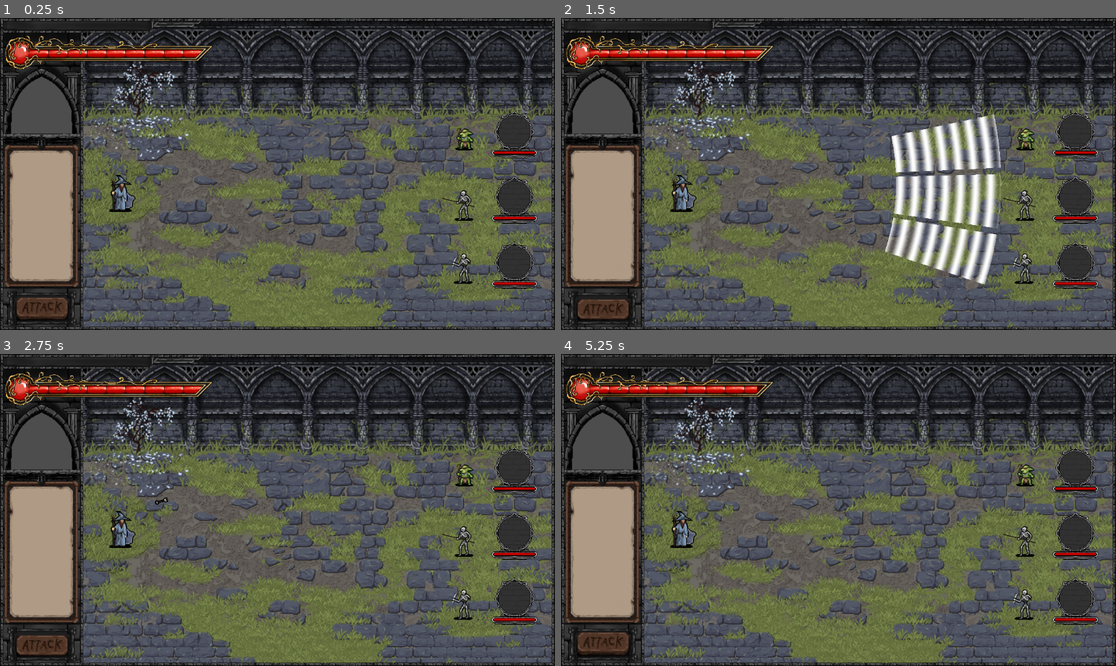
Above: before the commit, frames 1-4 (two rows, left to right).
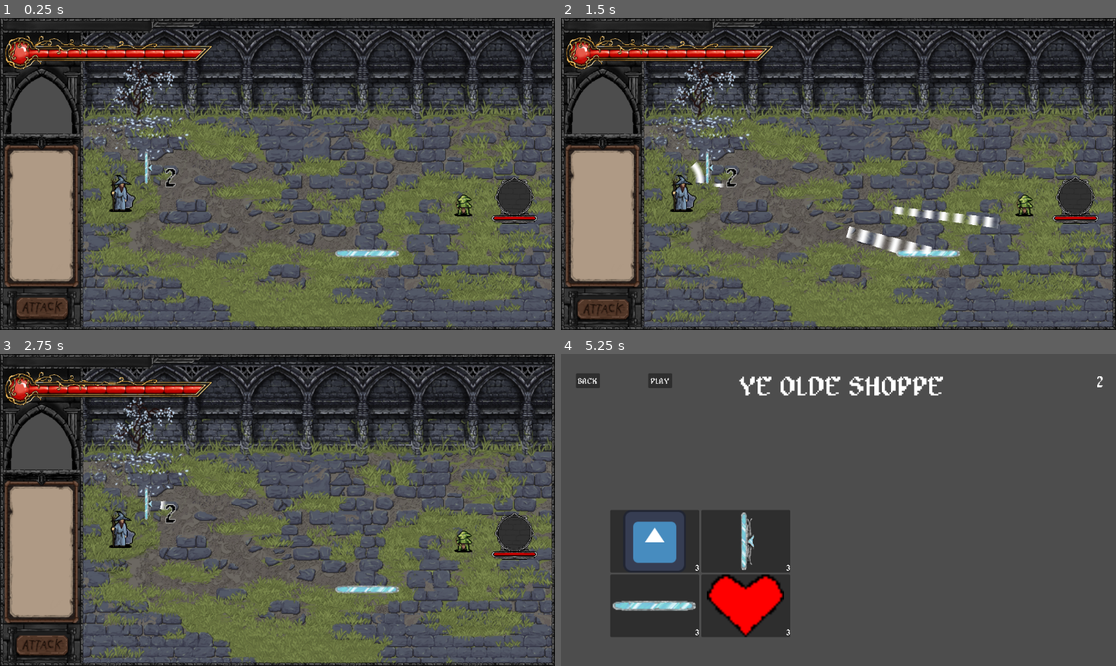
Above: after the commit, the same moments.

Repository: pancholope321/Wave-Mage
Game: Godot game, scene res://Scenes/fightScene.tscn
Same seed, same stepped clock (60 frames per second), same inputs: the game is played once before the commit and once after it. The project has no main scene, so this scene is started directly. Sound files missing from this copy of the repository are replaced by a short silence.
Inputs (mouse positions are in pixels of both pictures, inside the frame that each line leads up to):
- Up to frame 1 (0.25 s): no input
- Up to frame 2 (1.5 s): click (599, 308) at 0.5 s; move the mouse to (960, 158) at 1.27 s; click (960, 158) at 1.42 s
- Up to frame 3 (2.75 s): drag from (166, 525) to (466, 472) at 2.02 s
- Up to frame 4 (5.25 s): move the mouse to (894, 441) at 2.77 s; click (894, 441) at 2.92 s; drag from (810, 572) to (1027, 472) at 3.52 s; move the mouse to (1005, 556) at 4.27 s; click (1005, 556) at 4.42 s; click (838, 556) at 5 s, where only the run after the commit has a clickable "SHOP"

The runs differ from the first frame. In frame 1, 2.6% of the frame differs, in the area x 26-97%, y 29-87%; in frame 2, 8.6%; in frame 3, 2.7%; in frame 4, 68%, in the area x 0-100%, y 0-100%.

Commit message:
Roguelike structure

Diff:
--- a/ConfigFiles/player_statistics.json
+++ b/ConfigFiles/player_statistics.json
@@ -17,7 +17,8 @@
 	},
 	"player_stats":{
 		"money":0,
-		"current_day":0
+		"current_day":0,
+		"playing":true
 	},
 	"settings":{
 		"music_volume":100.0
--- a/Projectiles/arrow.tscn
+++ b/Projectiles/arrow.tscn
@@ -4,6 +4,7 @@
 [ext_resource type="Script" uid="uid://p38ilw8w4ujy" path="res://Scripts/projectile_scritp.gd" id="2_e1tst"]
 
 [node name="arrow" type="Sprite2D"]
+z_index = 4
 texture = ExtResource("1_fhjge")
 script = ExtResource("2_e1tst")
 rotate_offset_deg = 270
--- a/Projectiles/projectile_template.tscn
+++ b/Projectiles/projectile_template.tscn
@@ -4,6 +4,7 @@
 [ext_resource type="Script" uid="uid://p38ilw8w4ujy" path="res://Scripts/projectile_scritp.gd" id="2_dn2pt"]
 
 [node name="ProjectileTemplate" type="Sprite2D"]
+z_index = 4
 scale = Vector2(0.3, 0.3)
 texture = ExtResource("1_vscv7")
 script = ExtResource("2_dn2pt")
--- a/Projectiles/spear.tscn
+++ b/Projectiles/spear.tscn
@@ -4,6 +4,7 @@
 [ext_resource type="Script" uid="uid://p38ilw8w4ujy" path="res://Scripts/projectile_scritp.gd" id="2_r43yr"]
 
 [node name="spear" type="Sprite2D"]
+z_index = 4
 texture = ExtResource("1_bh3mn")
 script = ExtResource("2_r43yr")
 rotate_offset_deg = 270
--- a/Scenes/shop_item.gd
+++ b/Scenes/shop_item.gd
@@ -19,7 +19,6 @@
 	texture.texture=loaded_image
 
 func updatePrice():
-	Global.attrLvlDict["unlocked_powers"][itemName] += 1
 	level = Global.attrLvlDict["unlocked_powers"][itemName]
 	var priceDict=Global.inforPowerDict["power_costs"][itemName]
 	price=priceDict["price"]+level*priceDict["growth_per_level"]
@@ -27,8 +26,7 @@
 
 
 
-func _on_pressed() -> void:
-	updatePrice()
+
 
 func get_price():
 	return roundi(self.price)
--- a/Scripts/Game/game_over.gd
+++ b/Scripts/Game/game_over.gd
@@ -7,6 +7,8 @@
 func _ready() -> void:
 	coinTotalLabel.text = "0"
 	tween_coins_won()
+	Global.totalCoins["playing"]=false
+	Global.save_json_config()
 
 
 func main_menu():
@@ -15,7 +17,7 @@
 
 func tween_coins_won():
 	var tween=create_tween()
-	tween.tween_method(textConverterformNumber.bind(coinTotalLabel),0,Global.totalCoins,1.0)
+	tween.tween_method(textConverterformNumber.bind(coinTotalLabel),0,Global.totalCoins["money"],1.0)
 
 func textConverterformNumber(number,element):
 	element.text=str(round(number))
--- a/Scripts/Game/main_menu.gd
+++ b/Scripts/Game/main_menu.gd
@@ -18,6 +18,7 @@
 	player.volume_db = (Global.musicVolumeSettings["music_volume"]/100)*12
 
 func start_game():
+	Global.load_new_game()
 	get_tree().change_scene_to_file("res://Scenes/fightScene.tscn")
 
 func display_settings():
--- a/Scripts/Game/shop.gd
+++ b/Scripts/Game/shop.gd
@@ -36,10 +36,13 @@
 
 func add_element_to_list(elementName,button):
 	var button_price=button.get_price()
-	if button_price>=Global.totalCoins["money"]:
+	print("trying to buy")
+	if button_price<=Global.totalCoins["money"]:
 		Sfx.play("PositiveButtonPress")
 		Global.attrLvlDict["unlocked_powers"][elementName]=(Global.attrLvlDict["unlocked_powers"][elementName])+1
 		Global.totalCoins["money"]-=button_price
+		print("actually buying")
+		button.updatePrice()
 
 func _on_play_pressed() -> void:
 	get_tree().change_scene_to_file("res://Scenes/fightScene.tscn")
--- a/Scripts/Game/structure_pos_controller.gd
+++ b/Scripts/Game/structure_pos_controller.gd
@@ -24,28 +24,54 @@
 	"goblin_mage":1,
 	"skeleton_spear":1,
 	"skeleton_dagger":1
-	}
+	},
+	"health":10
 }
 @export var debug=false
 
 @export var waveController:Node2D
 
 func _ready() -> void:
-	var file_path = "user://my_file.txt"
+	var file_path = "user://wmsave.json"
 	var structure_path="res://ConfigFiles/structure_information_relation.json"
 	var final_json=Global.attrLvlDict
 	var structureJson=Global.load_json_config(structure_path)
 	print("final_json: ",final_json)
-	waveController.create_list_of_powers(enemy_json.enemy_count,final_json.unlocked_powers,structureJson.power_player_functions)
-	return
+	#waveController.create_list_of_powers(enemy_json.enemy_count,final_json.unlocked_powers,structureJson.power_player_functions)
 
 	if Global.check_file_exists(file_path) and !debug:
 		print("File exists!")
-		var final_json2=Global.load_json_config(file_path)
-		waveController.create_list_of_powers(enemy_json.enemy_count,final_json2.unlocked_powers,structureJson.power_player_functions)
+		var final_json2=Global.attrLvlDict
+		enemy_json=generate_enemy_json()
+		waveController.create_list_of_powers(enemy_json,final_json2.unlocked_powers,structureJson.power_player_functions)
 	else:
-		waveController.create_list_of_powers(enemy_json.enemy_count,test_json.unlocked_powers,structureJson.power_player_functions)
+		enemy_json=generate_enemy_json()
+		waveController.create_list_of_powers(enemy_json,test_json.unlocked_powers,structureJson.power_player_functions)
 		print("File does not exist!")
 
 
 	pass
+
+func generate_enemy_json():
+
+	var current_day=Global.attrLvlDict["player_stats"]["current_day"]
+	var enemy_json_set={
+	"enemy_count":{
+	"goblin_spear":0,
+	"goblin_arrow":0,
+	"goblin_mage":0,
+	"skeleton_spear":0,
+	"skeleton_dagger":0
+	},
+	"health":0
+	}
+	var number=roundi(current_day)%3+1
+	print("current_dayyyyyy----------------------------------")
+	print("number: ",number)
+	print("current_dayyyyyy----------------------------------")
+	for i in range(number):
+		var rand_key=enemy_json_set["enemy_count"].keys().pick_random()
+		enemy_json_set["enemy_count"][rand_key]+=1
+	var health=(2.0+current_day*2)/number
+	enemy_json_set["health"]=health
+	return enemy_json_set
--- a/Scripts/Game/wave_controller.gd
+++ b/Scripts/Game/wave_controller.gd
@@ -25,9 +25,10 @@
 func create_list_of_powers(enemyJson,PowerJson,structureJson):
 	listOfPowers=[]
 	var index=0
-	var keys_enemy=enemyJson.keys()
+	var keys_enemy=enemyJson["enemy_count"].keys()
+	var enemies=enemyJson["enemy_count"]
 	for key in keys_enemy:
-		for i in range(enemyJson[key]):
+		for i in range(enemies[key]):
 			var path=structureJson[key].structure
 			var pathloaded=load(path)
 			var instance=pathloaded.instantiate()
@@ -38,6 +39,7 @@
 			container.add_child(instance)
 			instance.setup_wave_starting_point(player)
 			instance.setup_id(index)
+			instance.setup_health(enemyJson["health"])
 			var newDict={
 			"id":index,
 			"powerName": "enemy",
@@ -137,10 +139,10 @@
 	print("fight_lost")
 
 	pass
-
+var coinsWon = 0
 func fight_won():
 	print("fight_won")
-	var coinsWon = 10
+	coinsWon=2
 
 	# Store coins in global or pass through other means
 	Global.coinsWon = coinsWon
--- a/Scripts/Game/win_screen.gd
+++ b/Scripts/Game/win_screen.gd
@@ -9,6 +9,8 @@
 	load_coins()
 
 func to_shop():
+	Global.totalCoins["current_day"]+=1
+	Global.save_json_config()
 	get_tree().change_scene_to_file("res://Scenes/shopScene.tscn")
 
 # Called every frame. 'delta' is the elapsed time since the previous frame.
@@ -18,7 +20,7 @@
 func load_coins():
 	coinsWonLabel.text = "0"
 	var coinsWon=Global.coinsWon
-	Global.totalCoins += coinsWon
+	Global.totalCoins["money"] += coinsWon
 	coinTotalLabel.text = "0"
 	tween_coins_won(coinsWon)
 
@@ -26,7 +28,7 @@
 	var tween=create_tween()
 	tween.set_parallel(true)
 	tween.tween_method(textConverterformNumber.bind(coinsWonLabel),0,coinsWon,1.0)
-	tween.tween_method(textConverterformNumber.bind(coinTotalLabel),0,Global.totalCoins,1.0)
+	tween.tween_method(textConverterformNumber.bind(coinTotalLabel),0,Global.totalCoins["money"],1.0)
 	#tween.tween_property(coinsWonLabel,"text",coinsWon,1.0)
 	#tween.tween_property(coinTotalLabel,"text",Global.totalCoins,1.0)
 
--- a/Scripts/enemyOrganizator.gd
+++ b/Scripts/enemyOrganizator.gd
@@ -67,3 +67,7 @@
 	id=index
 func playSFX():
 	Sfx.play("EnemyPlayerTakeDamage",true)
+
+func setup_health(health_set):
+	health=health_set
+	max_health=health_set
--- a/Scripts/global.gd
+++ b/Scripts/global.gd
@@ -23,6 +23,15 @@
 
 
 #Other functions
+func load_new_game():
+	var def_data=load_json_config(defaultData)
+	var copy_settings=musicVolumeSettings.duplicate()
+	attrLvlDict=def_data
+	attrLvlDict["settings"]=copy_settings
+	musicVolumeSettings = attrLvlDict["settings"]
+	totalCoins = attrLvlDict["player_stats"]
+	save_json_config()
+
 
 func load_game_data():
 	if (check_file_exists("user://wmsave.json")):
@@ -56,6 +65,7 @@
 	print("saving json...")
 	print(attrLvlDict)
 	print(musicVolumeSettings)
+	print(totalCoins)
 	#var user_dir = OS.get_user_data_dir()
 	#var file_path = user_dir + path+ "/buffs.json"
 	# Create a FileAccess object for writing
--- a/Templates_UI/ShopBuyButtonTemplate.tscn
+++ b/Templates_UI/ShopBuyButtonTemplate.tscn
@@ -30,5 +30,3 @@
 grow_vertical = 2
 horizontal_alignment = 2
 vertical_alignment = 2
-
-[connection signal="pressed" from="." to="." method="_on_pressed"]
